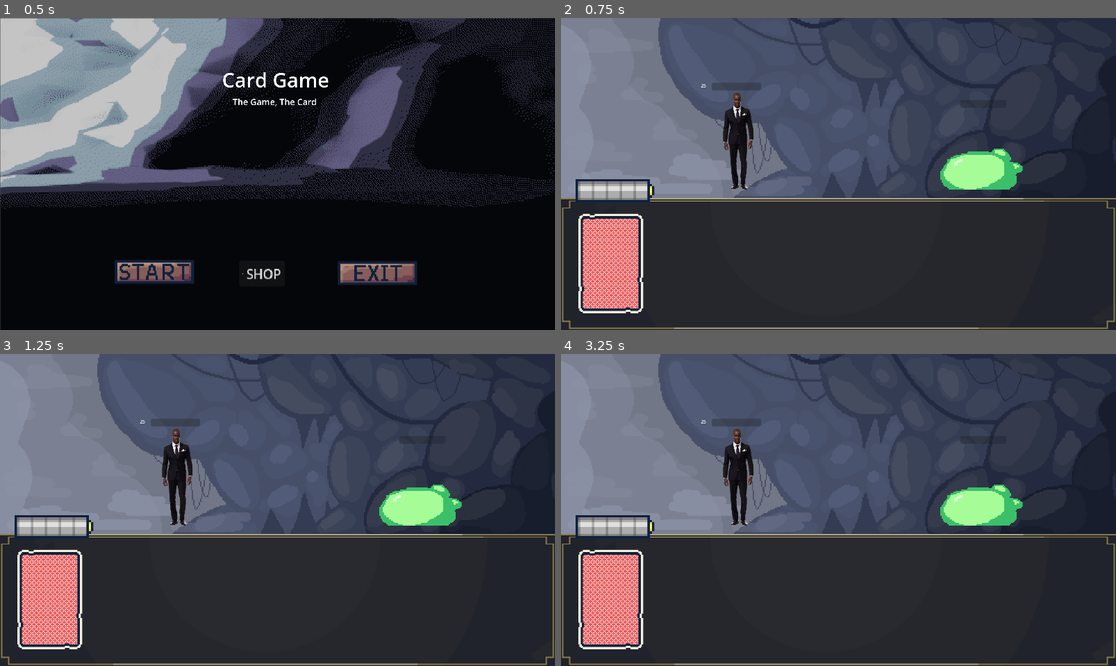
Above: before the commit, frames 1-4 (two rows, left to right).
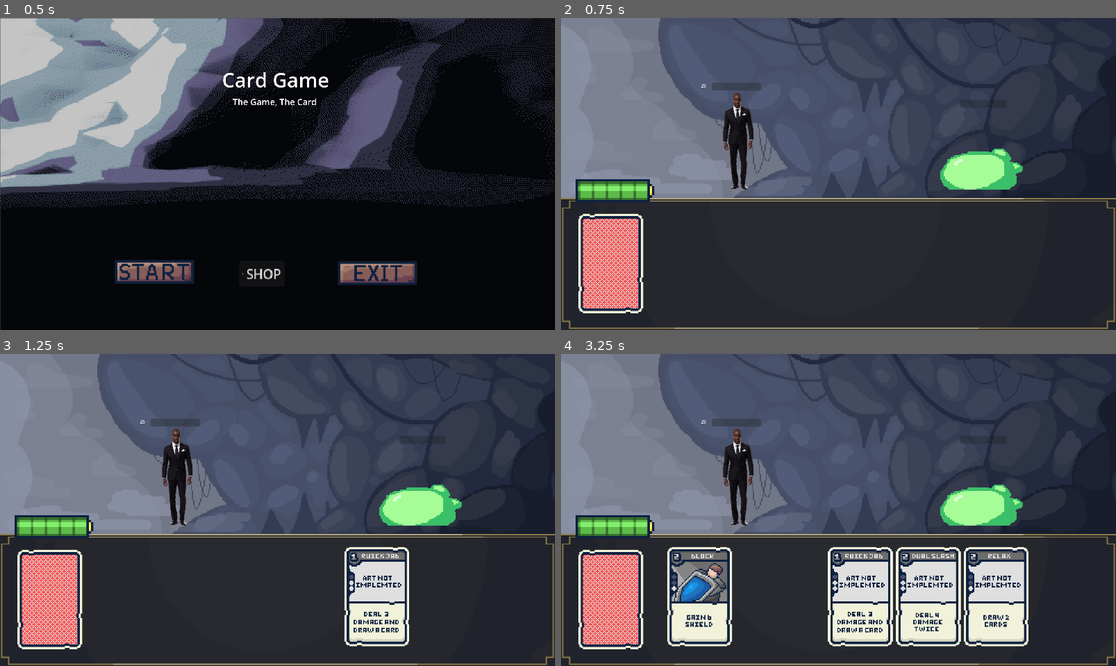
Above: after the commit, the same moments.

Repository: Fredeblok0912/Card_game
Game: Godot game, scene res://menu.tscn
The game is run twice, just before and just after one commit, with the same random seed, the same clock (stepped at 60 frames per second) and the same inputs.
Inputs (mouse positions are in pixels of both pictures, inside the frame that each line leads up to):
- Up to frame 1 (0.5 s): no input
- Up to frame 2 (0.75 s): click (716, 270) at 0.5 s
- Up to frame 3 (1.25 s): no input
- Up to frame 4 (3.25 s): move the mouse to (710, 425) at 1.27 s; hold Up (ui_up) 1.28-2.03 s; click (710, 425) at 1.42 s; move the mouse to (727, 525) at 2.02 s; hold Down (ui_down) 2.03-2.78 s; tap Enter at 2.75 s; move the mouse to (894, 441) at 2.77 s; hold Up (ui_up) from 2.78 s (still down)

Frame 1 is identical in both runs. In frame 2, 0.8% of the frame differs, in the area x 3-16%, y 52-59%; in frame 3, 4.0%; in frame 4, 14%, in the area x 3-85%, y 52-94%.
Error before the commit: Parse Error: Function "take_damage()" not found in base self. (res://Gamecode.gd:130)

Commit message:
fixed it

Diff:
--- a/Gamecode.gd
+++ b/Gamecode.gd
@@ -127,7 +127,7 @@
 	if played_card_heal != 0:
 		for i in range(card_mult):
 			print(card_name," heals the player for ", played_card_heal, " health")
-			take_damage(-(played_card_heal))
+			player.take_damage(-(played_card_heal))
 
 func player_draw(card_id,card_name,card_mult):
 	var played_card_draw = Cardlist.card_database[card_id].get("draw")
@@ -141,7 +141,7 @@
 	if played_card_self_damage != 0:
 		for i in range(card_mult):
 			print(card_name," deals ", played_card_self_damage, " damage to the player")
-			take_damage(played_card_self_damage)
+			player.take_damage(played_card_self_damage)
 
 func _input(event):
 	if event.is_action_released("ui_down"):
